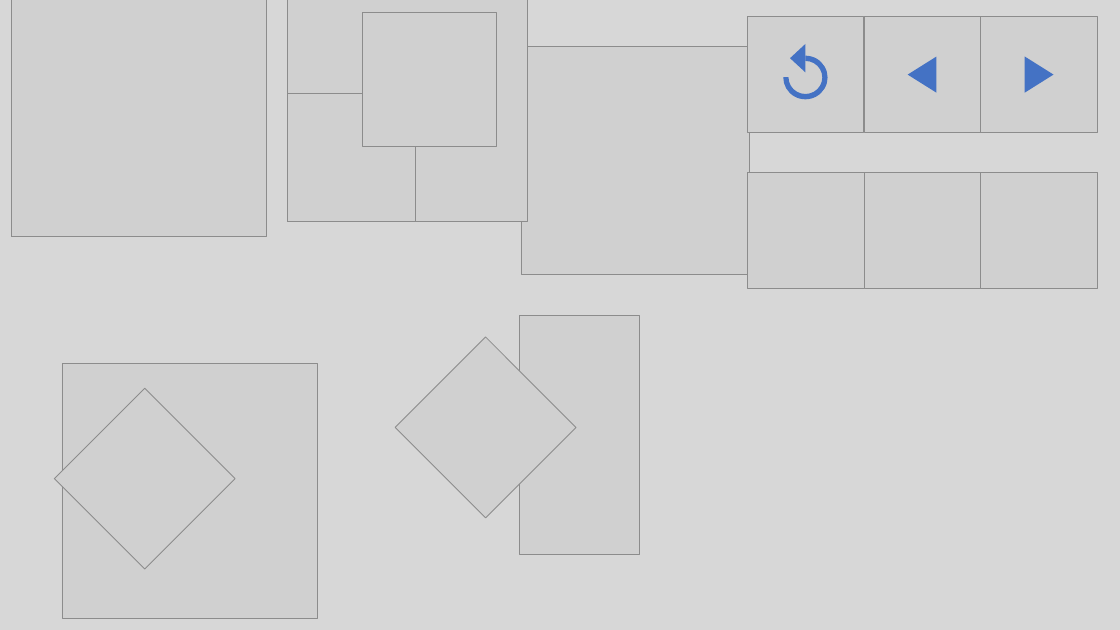
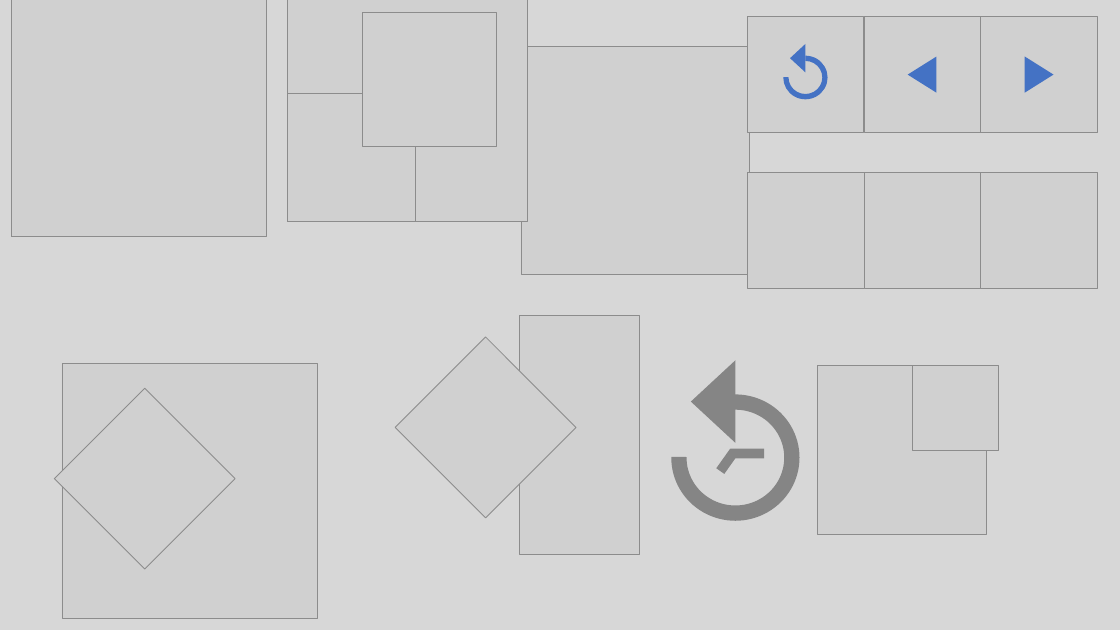
Before and after one commit to giladghgh/chess-coach, a slide deck: slide 2 of media/workshop.pptx. Drawn at 1120x630 pixels with LibreOffice and Linux fonts; fonts in the diff are those of the drawing; grey boxes stand for pictures; background and template pictures are left out. Boxes give left, top, right and bottom in pixels: in the first picture for what was removed or moved away, otherwise in the second. Text is boxed around its words. In the diff, an @@ line names an element or a change of style, - is before the commit and + after.

```diff
--- a/media/workshop.pptx
+++ b/media/workshop.pptx
@@ triangle added at [691,361,736,443], fill #858585 @@
@@ picture added at [818,365,987,535] @@
@@ picture added at [913,365,998,450] @@
@@ arch (boxed as its full ring) added at [671,395,800,521], fill #858585 @@
@@ freeform shape added at [716,449,764,474], fill #858585 @@
```
Also in this commit, not shown: 3 other slides changed, 3 slides added, 1 slide removed, 24 other files.
